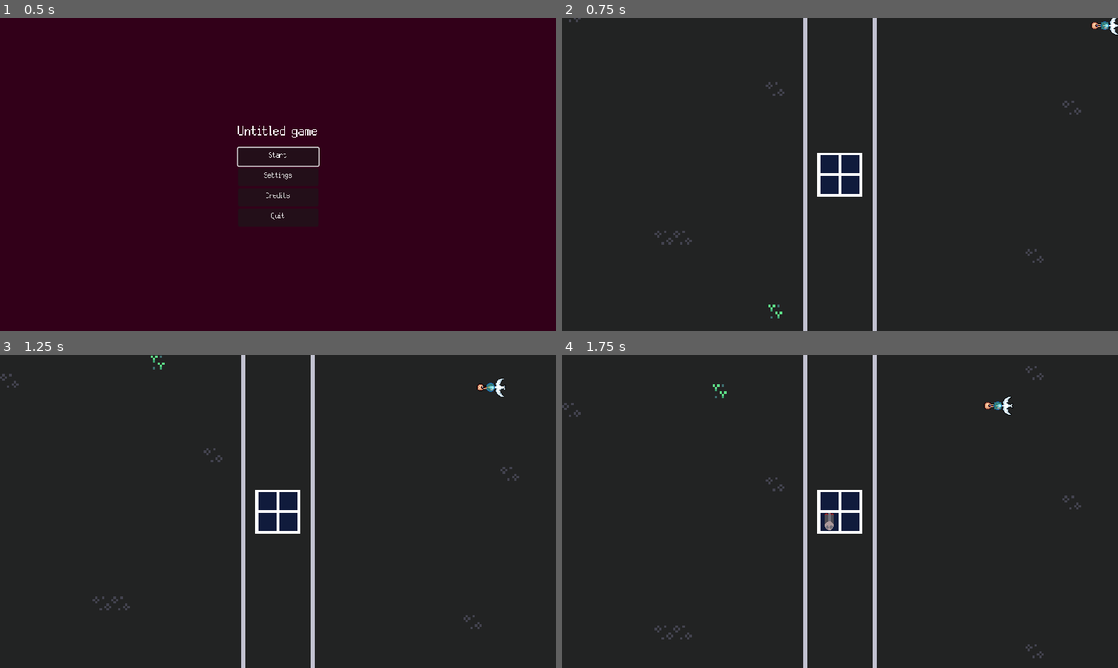
Above: before the commit, frames 1-4 (two rows, left to right).
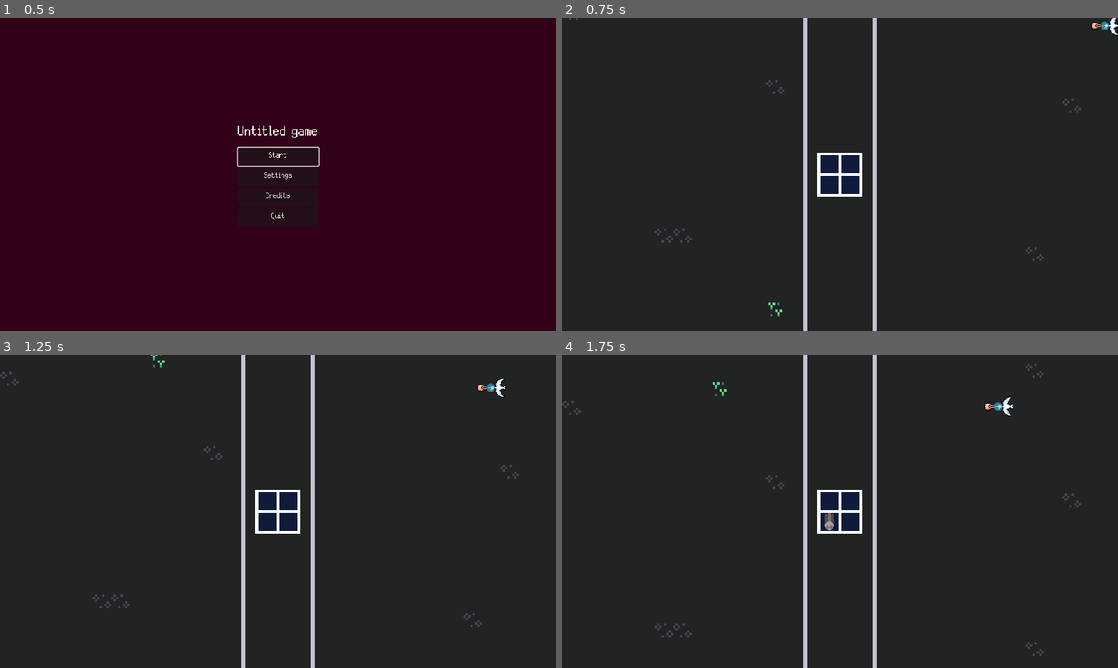
Above: after the commit, the same moments.

Repository: colinbellino/ludum-dare-53
Game: Godot game, scene res://game/main_menu/TitleUI.tscn
Same seed, same stepped clock (60 frames per second), same inputs: the game is played once before the commit and once after it. Sound files missing from this copy of the repository are replaced by a short silence.
Inputs (mouse positions are in pixels of both pictures, inside the frame that each line leads up to):
- Up to frame 1 (0.5 s): no input
- Up to frame 2 (0.75 s): click "Start" at 0.5 s
- Up to frame 3 (1.25 s): no input
- Up to frame 4 (1.75 s): move the mouse to (828, 520) at 1.27 s; press the mouse at (828, 520) at 1.28 s

Frame 1 is identical in both runs. In frame 2, 0.4% of the frame differs, in the area x 1-100%, y 0-96%; in frame 3, 0.5%; in frame 4, 0.6%, in the area x 0-94%, y 2-97%.

Commit message:
Move cart with physics instead of position

Diff:
--- a/game/cart/Cart.gd
+++ b/game/cart/Cart.gd
@@ -1,4 +1,4 @@
-class_name Cart extends Node2D
+class_name Cart extends RigidBody2D
 
 @export var money := 100
 @export var movement_speed := Vector2(0, -100)
--- a/game/cart/Cart.tscn
+++ b/game/cart/Cart.tscn
@@ -6,7 +6,8 @@
 [sub_resource type="RectangleShape2D" id="RectangleShape2D_tkdcf"]
 size = Vector2(80, 80)
 
-[node name="Cart" type="Node2D"]
+[node name="Cart" type="RigidBody2D"]
+gravity_scale = 0.0
 script = ExtResource("1_d453d")
 
 [node name="Placeholder" type="ColorRect" parent="."]
--- a/game/level/Level.gd
+++ b/game/level/Level.gd
@@ -8,7 +8,7 @@
 var current_chunk : LevelChunk
 var checkpoint_ui : CheckpointUI
 
-enum LevelStates { INIT, MOVING, CHECKPOINT }
+enum LevelStates { MOVING, CHECKPOINT }
 
 func _ready():
 	world = get_node("%World")
@@ -46,15 +46,11 @@
 			Engine.set_time_scale(1)
 
 	match state:
-		LevelStates.INIT:
-			pass
-
 		LevelStates.MOVING:
-			# world.position -= cart.movement_speed * delta * speed_multiplier
-			cart.position += cart.movement_speed * delta
+			cart.linear_velocity = cart.movement_speed
 
 		LevelStates.CHECKPOINT:
-			pass
+			cart.linear_velocity = Vector2.ZERO
 
 func checkpoint_reached():
 	var next_index := current_chunk_index + 1
--- a/game/mobs/asteroid_1.tscn
+++ b/game/mobs/asteroid_1.tscn
@@ -11,6 +11,7 @@
 gravity_scale = 0.0
 lock_rotation = true
 script = ExtResource("1_dv1b3")
+speed = 300
 
 [node name="Sprite" type="Sprite2D" parent="."]
 z_index = 10
--- a/game/monster_spawner/Mob.gd
+++ b/game/monster_spawner/Mob.gd
@@ -1,5 +1,4 @@
-class_name Mob
-extends RigidBody2D
+class_name Mob extends RigidBody2D
 
 @export var speed = 200
 @export var scroll_speed = 10
